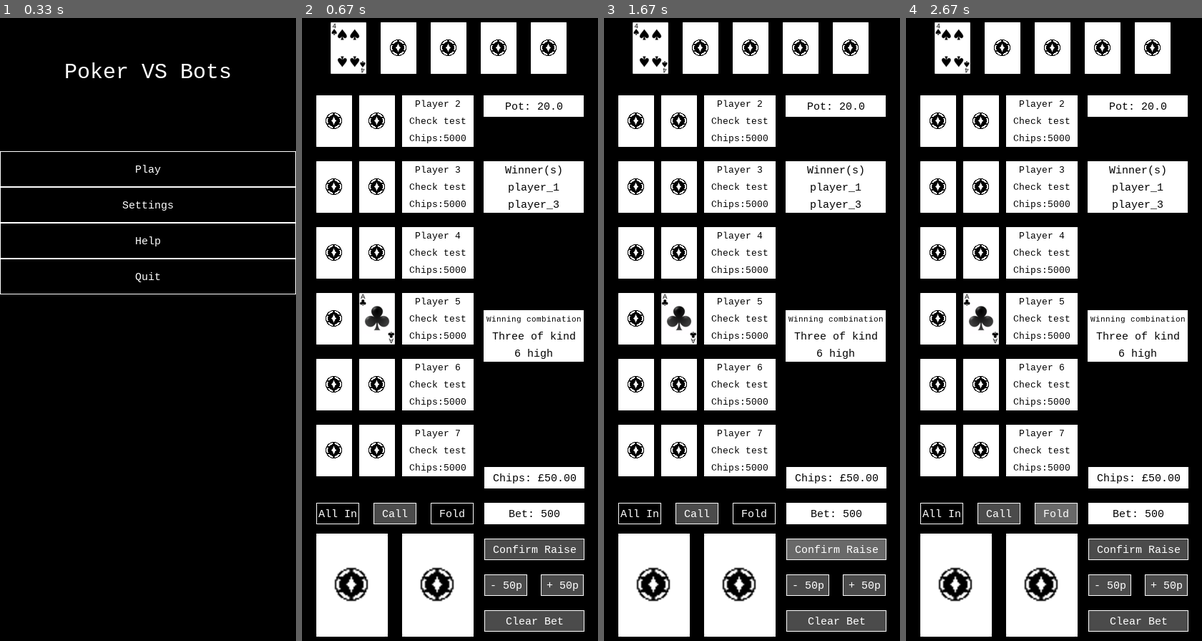
Above: before the commit, frames 1-4 (left to right).
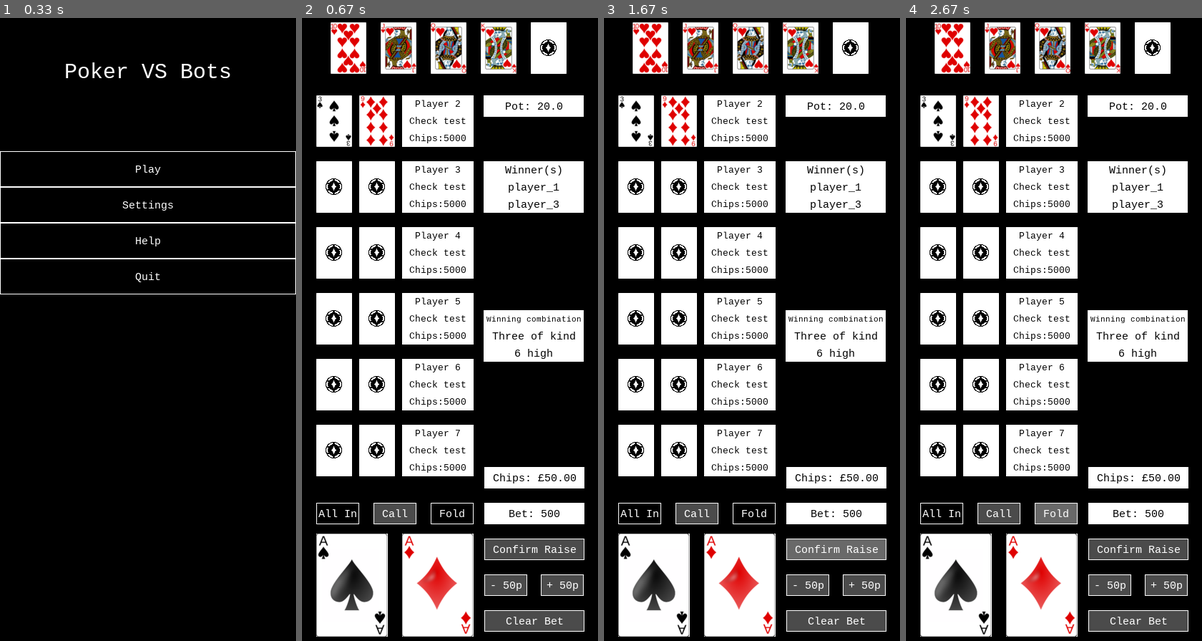
Above: after the commit, the same moments.

Repository: jmsyuen/nea
Game: pygame game, started from pygametest.py
Same seed, same stepped clock (60 frames per second), same inputs: the game is played once before the commit and once after it.
Inputs (mouse positions are in pixels of both pictures, inside the frame that each line leads up to):
- Up to frame 1 (0.33 s): no input
- Up to frame 2 (0.67 s): click "Play" at 0.38 s
- Up to frame 3 (1.67 s): click "All In" at 0.72 s; click (660, 229) at 1.05 s; click (858, 553) at 1.38 s
- Up to frame 4 (2.67 s): click (1059, 111) at 1.72 s; click "Fold" at 2.55 s

Frame 1 is identical in both runs. In frame 2, 5.2% of the frame differs, in the area x 4-73%, y 0-100%; in frame 3, 5.2%; in frame 4, 5.2%.

Commit message:
streamlined and encapsulated functions to show players hands by player instead of each card (including public stages

Diff:
--- a/main.py
+++ b/main.py
@@ -75,7 +75,7 @@
       previous_charge = player_dict[current_player_id].PreviousCharge()
       print(f"{current_player_id} move")
       action = player_dict[current_player_id].GetChoice(highest_bet) #returns value if bet
-      print(action)
+      print(action) # print into player info box
 
 
       if type(action) == tuple: #allin
@@ -167,7 +167,7 @@
     big_blind = 100 #small blind is always half of big
 
 
-  #game
+  ### game  ###
   first_time = True
   play_game = True # new round
   while play_game: # iterate rounds
--- a/pygametest.py
+++ b/pygametest.py
@@ -216,8 +216,33 @@
     self.draw_text_box(f"Chips:{chips_left}", self.BLACK, self.WHITE, 13, top_left_x, top_left_y + 48, 100, 24)
 
 
-  def flip_card(self, size, new_card, position):  #position as an xy tuple
-    self.draw_card(size, new_card, position)
+  def show_hand(self, *args):  #player_id in full string, cards as a list, if public choose stage
+    player_id = args[0]
+    cards = args[1]
+    #does not catch if only one card given - enter single item as a list
+    position = 0
+
+    if player_id == "public": #position card accordingly
+      stage = args[2]
+
+      if stage == 2:
+        position = 3
+      elif stage == 3:
+        position = 4
+
+
+    if player_id == "player_1":
+      size = "big"
+    else:
+      size = "small"
+
+
+    for card in cards:
+      self.draw_card(size, card, self.locations[player_id][position])
+      position += 1
+
+    #self.locations as an xy tuple
+
 
 
 #buttons ADD FUNCTIONS ###
@@ -312,8 +337,10 @@
 
     self.fold_all_in(500)
     self.show_winners(["player_1", "player_3"], "Three of kind", 6)
-    self.flip_card("small", "spades.4",self.locations["public"][0])
-    self.flip_card("small", "clubs.14",self.locations["player_5"][1])
+    self.show_hand("player_2", ["spades.3", "diamonds.9"])
+    self.show_hand("player_1", ["spades.14", "diamonds.14"])
+    self.show_hand("public", ["hearts.10", "hearts.11", "hearts.12"], 1)# stage is 1-3 first stage is nothing
+    self.show_hand("public", ["hearts.13"], 2)
 
     pygame.display.flip()
 
Not shown, changed: README.md
